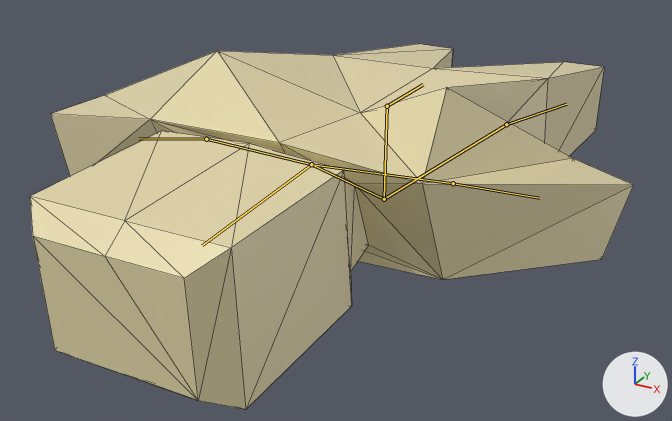
What one commit did to the glTF model Client/Models/Human/Human.glb.
Both versions are drawn from a camera (50 mm lens) standing at (6.12, -12.77, 5.75) and looking at (-0.49, -0.75, -0.26). Every picture has the same lights, and +X, +Y and +Z are marked at lower right. Both versions are drawn at frame 15 of the action 'Dead'; the numbers are the values there. The bones that bend it are drawn over the model as lines. Mesh edges are drawn as thin lines.

Names of what the first picture shows: 'HumanMesh'.
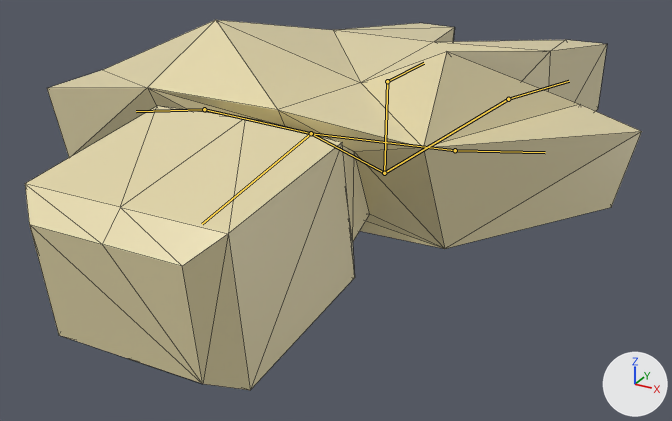
Where the change shows, as pixel boxes (x1, y1, x2, y2) in the pictures (672 x 421 px):
'HumanMesh', posed: before (30, 44, 633, 409); after (25, 20, 642, 390)
bone 'Bone', root to tip: before (384, 199) to (311, 164); after (384, 173) to (311, 133)
bone 'Bone.008', root to tip: before (453, 183) to (539, 198); after (455, 150) to (545, 152)
bone 'Bone.003', root to tip: before (311, 164) to (202, 245); after (311, 133) to (202, 224)
bone 'Bone.004', root to tip: before (384, 199) to (387, 106); after (384, 173) to (387, 81)
bone 'Bone.006', root to tip: before (384, 199) to (506, 124); after (384, 173) to (508, 99)

Patch to the scene script:
```diff
--- a/Client/Models/Human/Human.glb.py
+++ b/Client/Models/Human/Human.glb.py
@@ bone_bone @@
 bone_bone = bpy.data.objects['Armature'].pose.bones['Bone']
-bone_bone.location = (-0.24, -6.15, 0.03)
+bone_bone.location = (-0.22, -5.68, 0.03)
@@ bone_bone_008 @@
 bone_bone_008 = bpy.data.objects['Armature'].pose.bones['Bone.008']  # child of 'Bone.002'
-bone_bone_008.rotation_quaternion = (-0.759, 0.49, 0.285, 0.321)  # degrees (-57, -48, -18)
+bone_bone_008.rotation_quaternion = (-0.774, 0.508, 0.239, 0.291)  # degrees (-60, -42, -16)
@@ bone_bone_003 @@
 bone_bone_003 = bpy.data.objects['Armature'].pose.bones['Bone.003']  # child of 'Bone'
-bone_bone_003.rotation_quaternion = (0.96, 0.0, 0.002, -0.279)  # degrees (0, 0, -32)
+bone_bone_003.rotation_quaternion = (0.949, 0.0, 0.002, -0.315)  # degrees (0, 0, -37)
@@ bone_bone_004 @@
 bone_bone_004 = bpy.data.objects['Armature'].pose.bones['Bone.004']
-bone_bone_004.location = (0.0, 5.63, -2.48)
+bone_bone_004.location = (0.0, 5.21, -2.29)
@@ bone_bone_006 @@
 bone_bone_006 = bpy.data.objects['Armature'].pose.bones['Bone.006']
-bone_bone_006.location = (0.0, 5.45, -2.84)
+bone_bone_006.location = (0.0, 5.04, -2.63)
```
